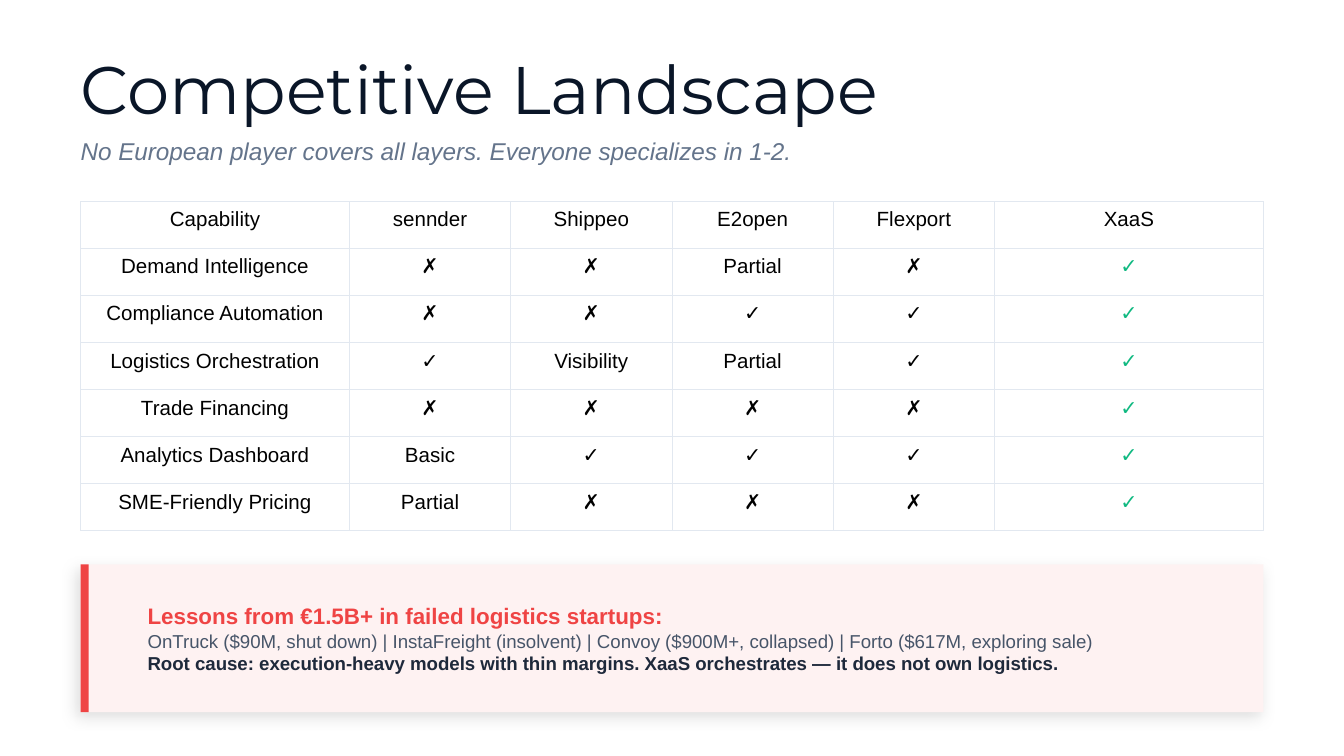
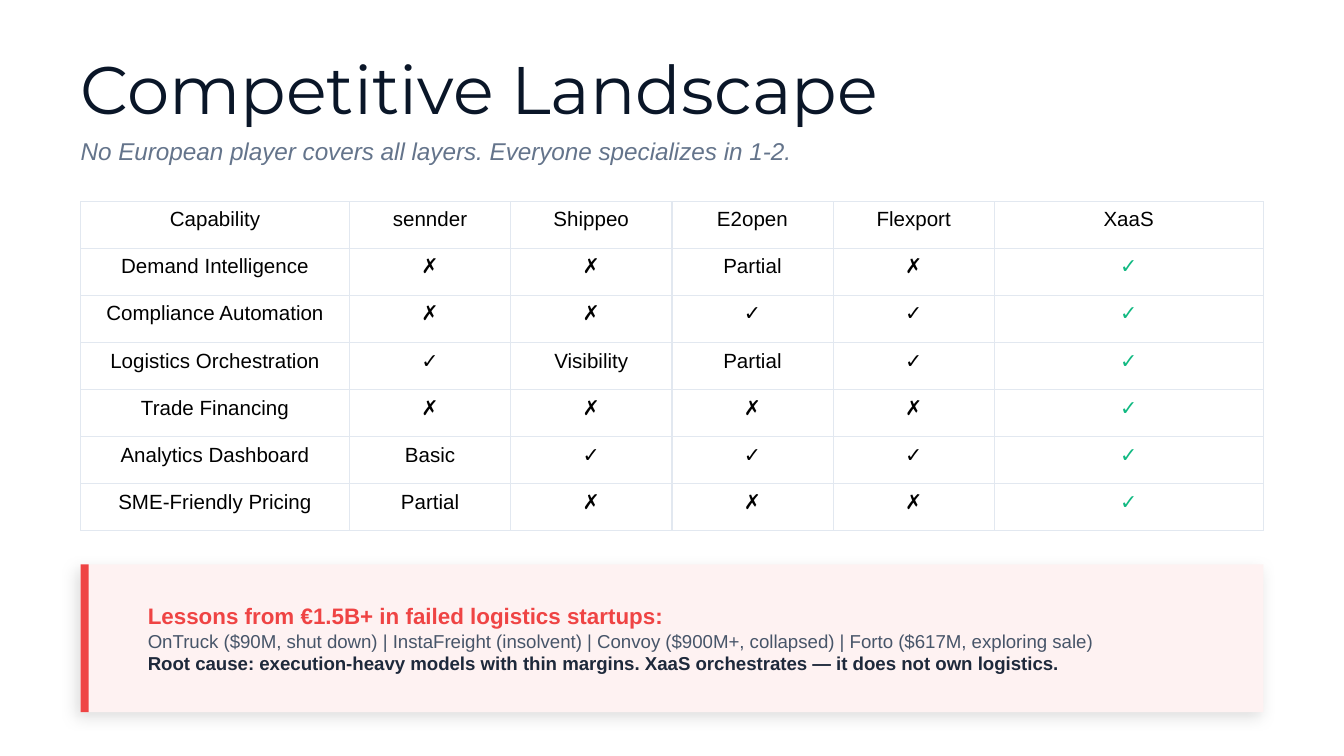
Before and after one commit to labutyteieva-jpg/xaas-capstone, a slide deck: slide 6 of docs/XaaS_Pitch_Deck.pptx. Drawn at 1344x756 pixels with LibreOffice and Linux fonts; fonts in the diff are those of the drawing. Boxes give left, top, right and bottom in pixels: in the first picture for what was removed or moved away, otherwise in the second. Text is boxed around its words. In the diff, an @@ line names an element or a change of style, - is before the commit and + after.

```diff
--- a/docs/XaaS_Pitch_Deck.pptx
+++ b/docs/XaaS_Pitch_Deck.pptx
@@ table at box(81, 202, 1263, 642) @@
@@ borders changed @@
```
Also in this commit, not shown: 6 other slides changed, 2 other files.
